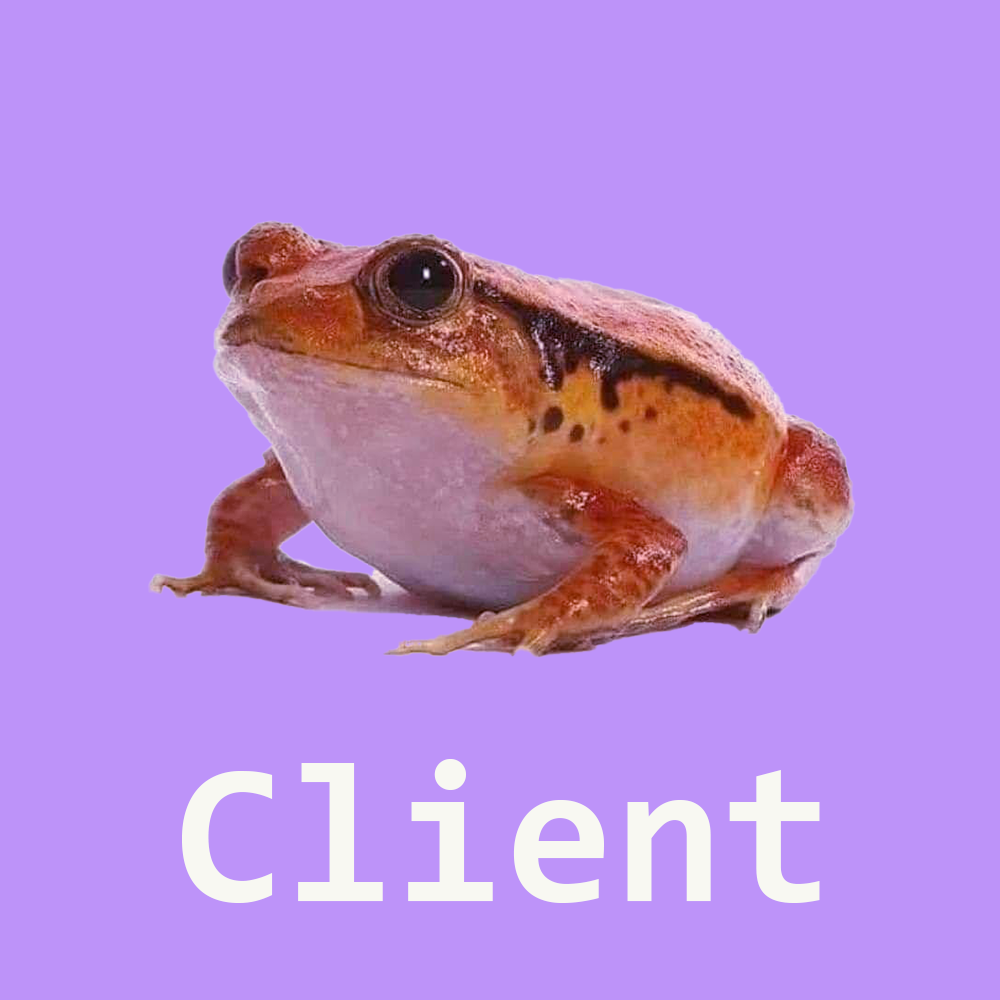
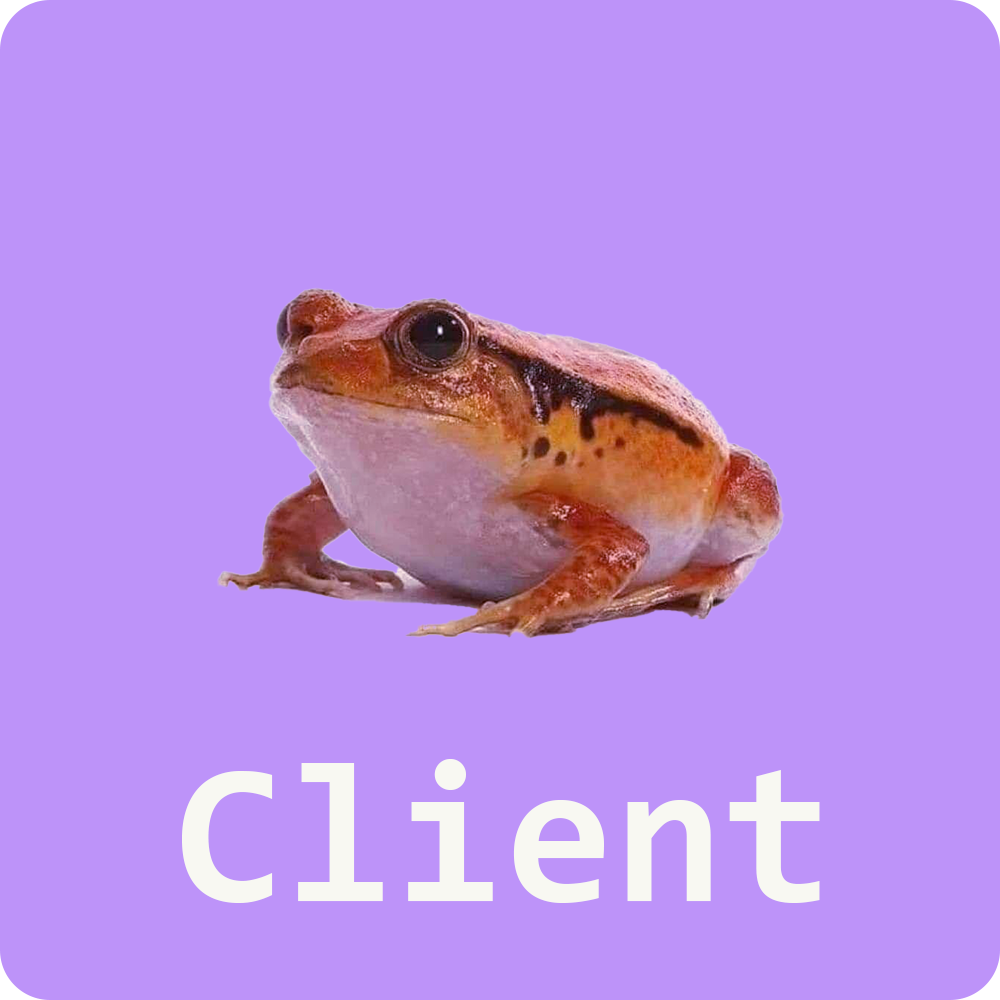
Comparing the layer stacks of the two 1000 × 1000 images. Changes:
painted on "Layer 1" over [148, 220, 856, 658]
added layer "Rectangle 1" above "Background" over [0, 0, 1000, 1000]
hid "Background" over [0, 0, 1000, 1000]
